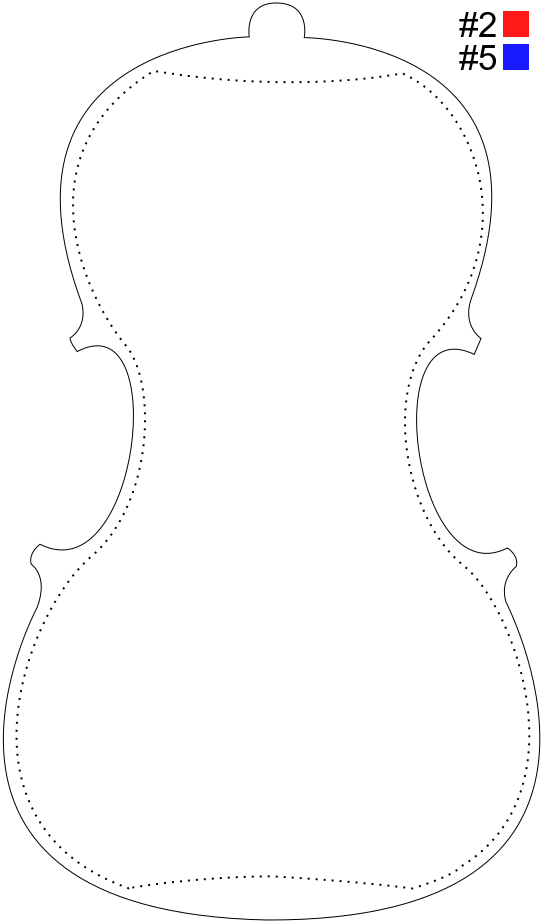
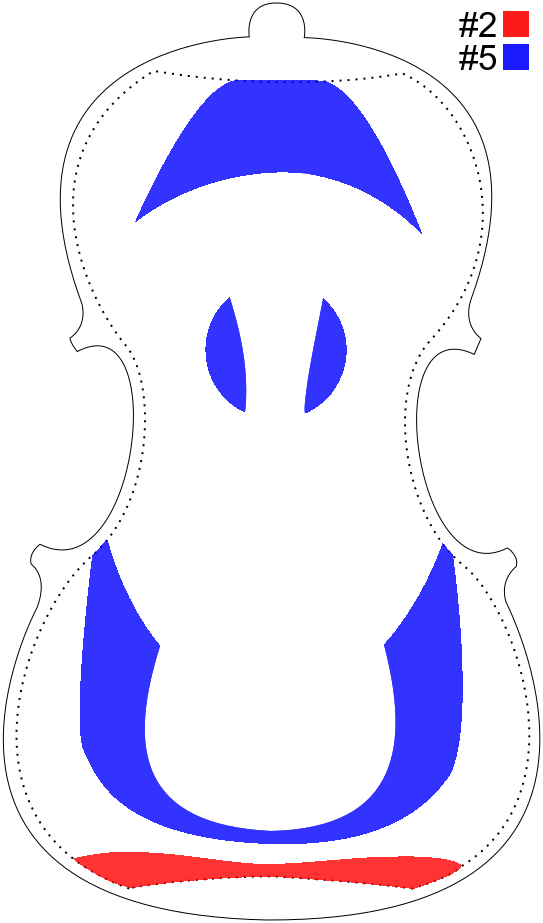
Comparing the layer stacks of the two w=543, h=923 images. Changes:
added layer "5S -2P -2S" (80%) above "5S" over box(80, 80, 463, 844)
showed "2L" over box(73, 852, 462, 889)
